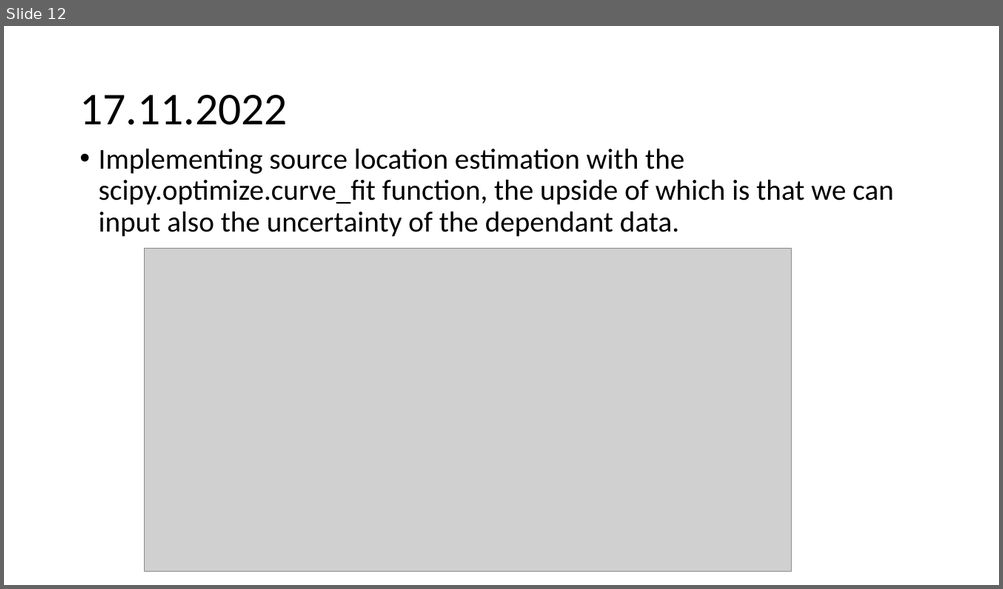
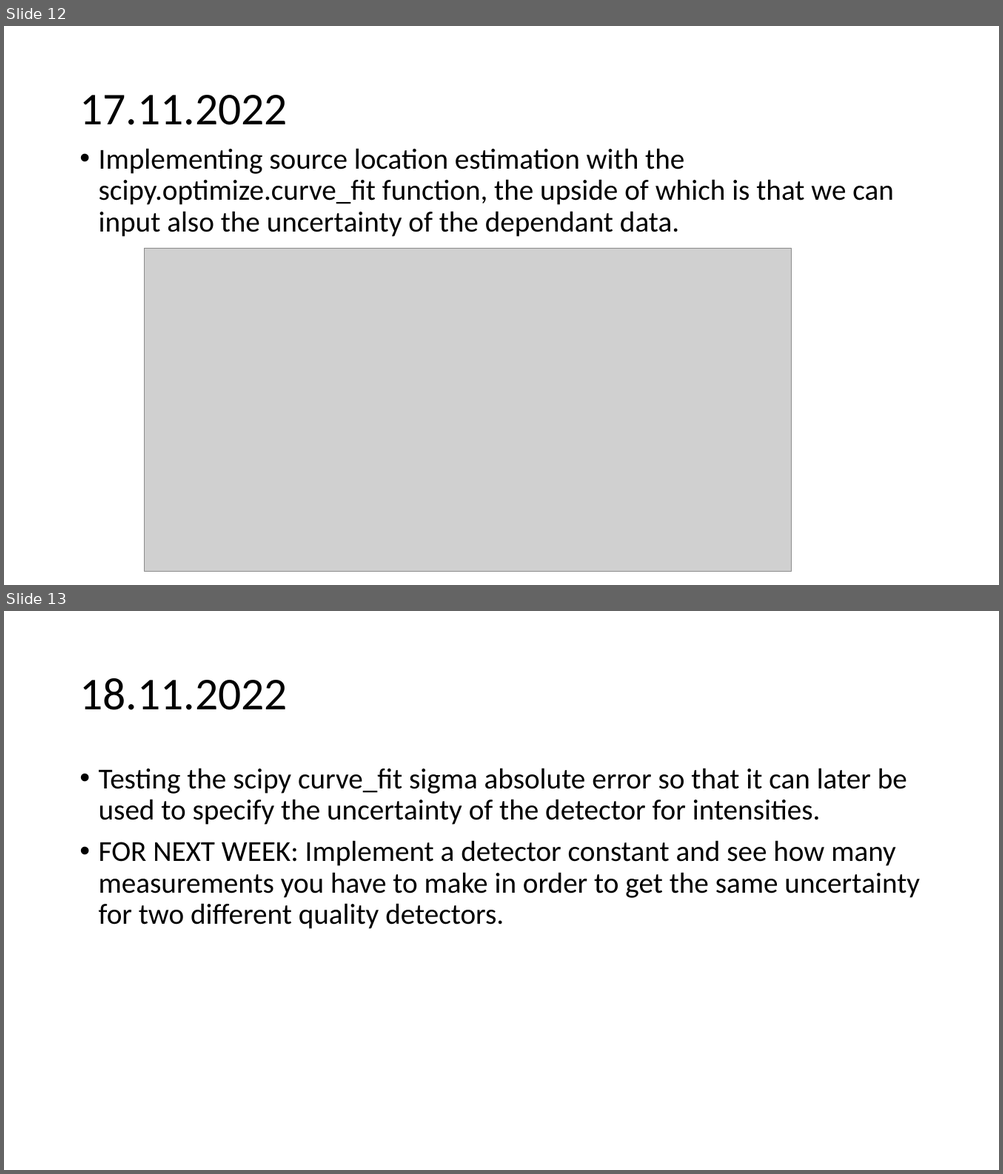
Before and after one commit to urhtrinko/DroneRadioactivity_student_job, a slide deck: reports/work_diary.pptx. Shown one above the other, each under a label of ours: slide 12 before the commit, slides 12 and 13 after it. The pictures are 1003x589 and 1003x1174 pixels, drawn with LibreOffice and Linux fonts; fonts in the diff are those of the drawing; grey boxes stand for pictures. Boxes give left, top, right and bottom in pixels: in the first picture for what was removed or moved away, otherwise in the second. Text is boxed around its words. In the diff, an @@ line names an element or a change of style, - is before the commit and + after.

```diff
--- a/reports/work_diary.pptx
+++ b/reports/work_diary.pptx
@@ slide 13 added at bbox=[4, 611, 999, 1170], background #FFFFFF @@
@@ title added at bbox=[79, 678, 287, 710], 44 pt, text #000000 @@
+18.11.2022
@@ text added at bbox=[99, 768, 919, 929], 28 pt, text #000000 @@
+• Testing the scipy curve_fit sigma absolute error so that it can later be used to specify the uncertainty of the detector for intensities.
+• FOR NEXT WEEK: Implement a detector constant and see how many measurements you have to make in order to get the same uncertainty for two different quality detectors.
```
